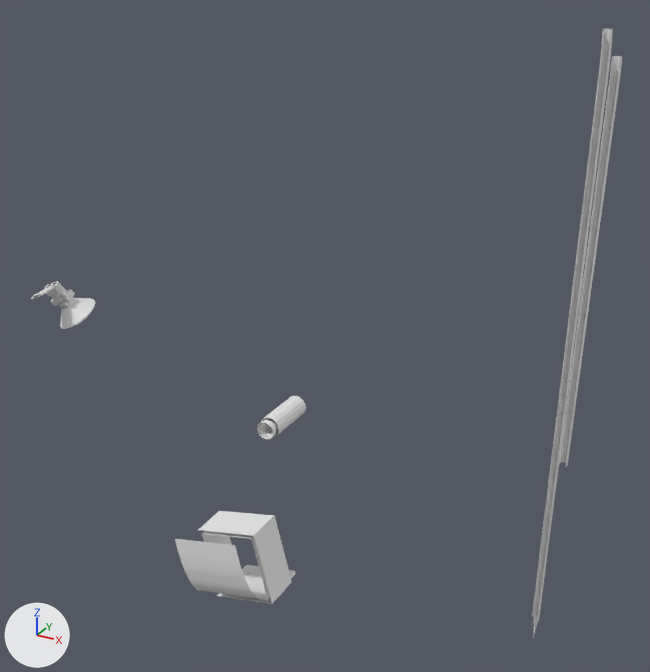
The OBJ model DarkChaos-Dev/gameitems/Primitive.LM_L_LX_Parts.obj, before and after one commit.
Camera for both pictures: a 50 mm lens placed at (547.0, -757.0, -157.0), pointed at (173.0, -77.0, -496.0). Every picture has the same lights, and +X, +Y and +Z are marked at lower left. Where no turn or scale is listed for an object, it has been applied to the vertices. Vertices at the same position are counted once.

In view in the first picture: 'LM_L_LX_Parts'.
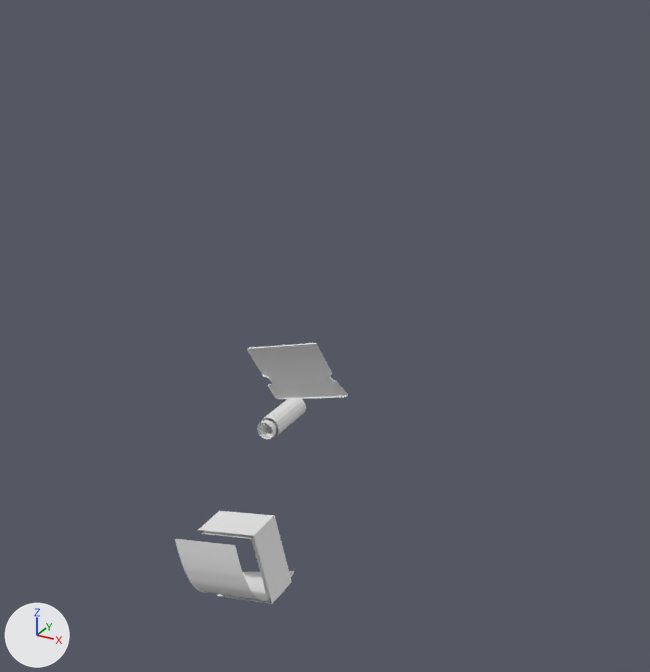
Location of each change, [x1, y1, x2, y2] in pixels of the pictures (650 x 672 px):
'LM_L_LX_Parts', reshaped (71% narrower, 57% shorter): before [31, 29, 622, 638]; after [175, 343, 348, 604]
part 1 of me_lm_l_lx_parts, added: after [247, 343, 348, 399]
part 2 of me_lm_l_lx_parts, deleted: before [31, 29, 622, 638]
part 3 of me_lm_l_lx_parts, built on: before [202, 534, 295, 578]; after [200, 590, 268, 601]

What changed in the scene script:
```text
Change me_lm_l_lx_parts:
    used by ob_lm_l_lx_parts; location = (0.0, 0.0, 0.0)
    remove me_lm_l_lx_parts.from_pydata(...)  # 1081 vertices, 1676 faces; spans x -197.0..409.0, y -216.0..-24.0, z -800.0..-216.0
    add me_lm_l_lx_parts.from_pydata(...)  # 255 vertices, 360 faces; spans x 89.0..225.0, y -216.0..-91.0, z -747.0..-466.0
    me_lm_l_lx_parts part 1: a new loose piece of 41 vertices spanning x 136.0..225.0, y -155.0..-129.0, z -544.0..-466.0
    me_lm_l_lx_parts part 2: 13 loose pieces with 906 vertices, spanning x -197.0..409.0, y -94.0..-24.0, z -800.0..-216.0, are deleted
    me_lm_l_lx_parts part 3
    4 vertices are removed from x 110.0..171.0, y -148.0..-135.0, z -747.0..-732.0
    10 faces are deleted
    18 vertices are added at x 105.0..175.0, y -202.0..-190.0, z -740.0..-715.0
    24 new faces join them
```
